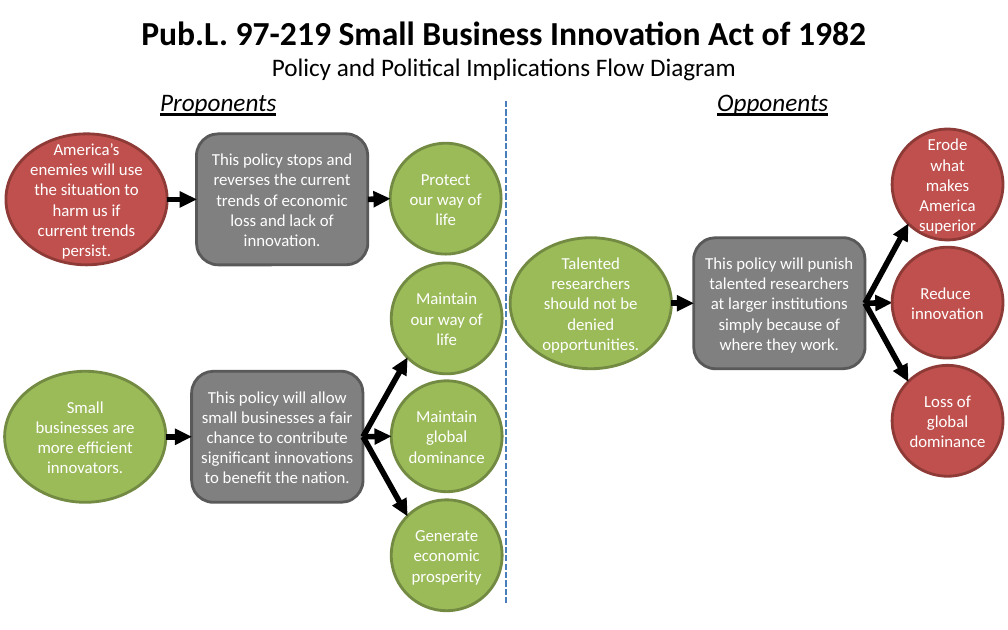
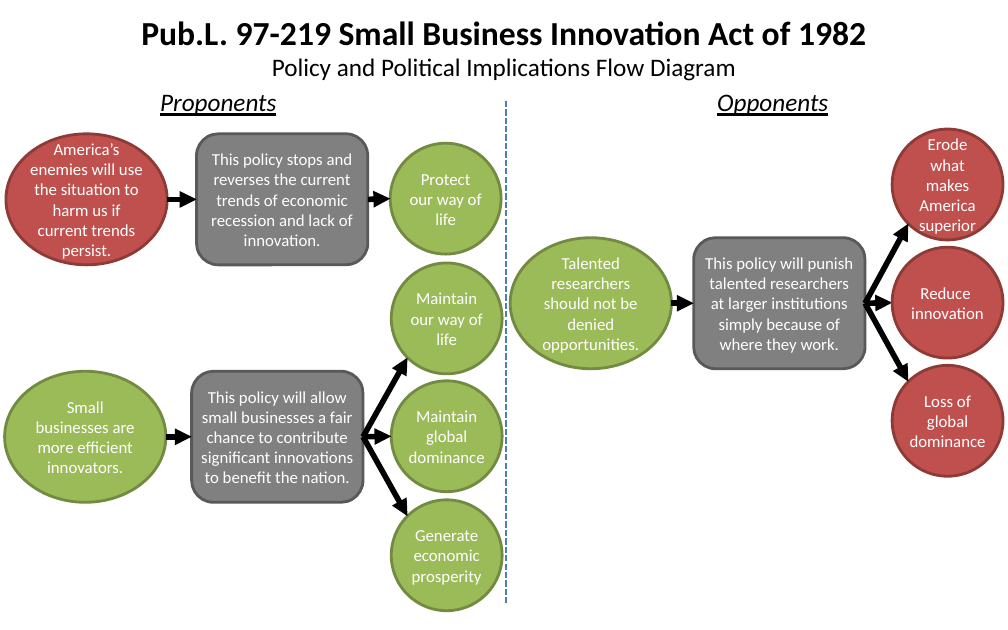
Before and after one commit to SLU-Courses-Townes/POLS6310, a slide deck: slide 4 of Assignments/Townes_POLS6310_Spring2019_Paper01_slides.pptx. Drawn at 1008x630 pixels with LibreOffice and Linux fonts; fonts in the diff are those of the drawing. Boxes give left, top, right and bottom in pixels: in the first picture for what was removed or moved away, otherwise in the second. Text is boxed around its words. In the diff, an @@ line names an element or a change of style, - is before the commit and + after.

```diff
--- a/Assignments/Townes_POLS6310_Spring2019_Paper01_slides.pptx
+++ b/Assignments/Townes_POLS6310_Spring2019_Paper01_slides.pptx
@@ text in rounded rectangle at (211,153,353,246): text changed @@
-This policy stops and reverses the current trends of economic loss and lack of innovation.
+This policy stops and reverses the current trends of economic recession and lack of innovation.
```
Also in this commit, not shown: 2 other slides changed.
